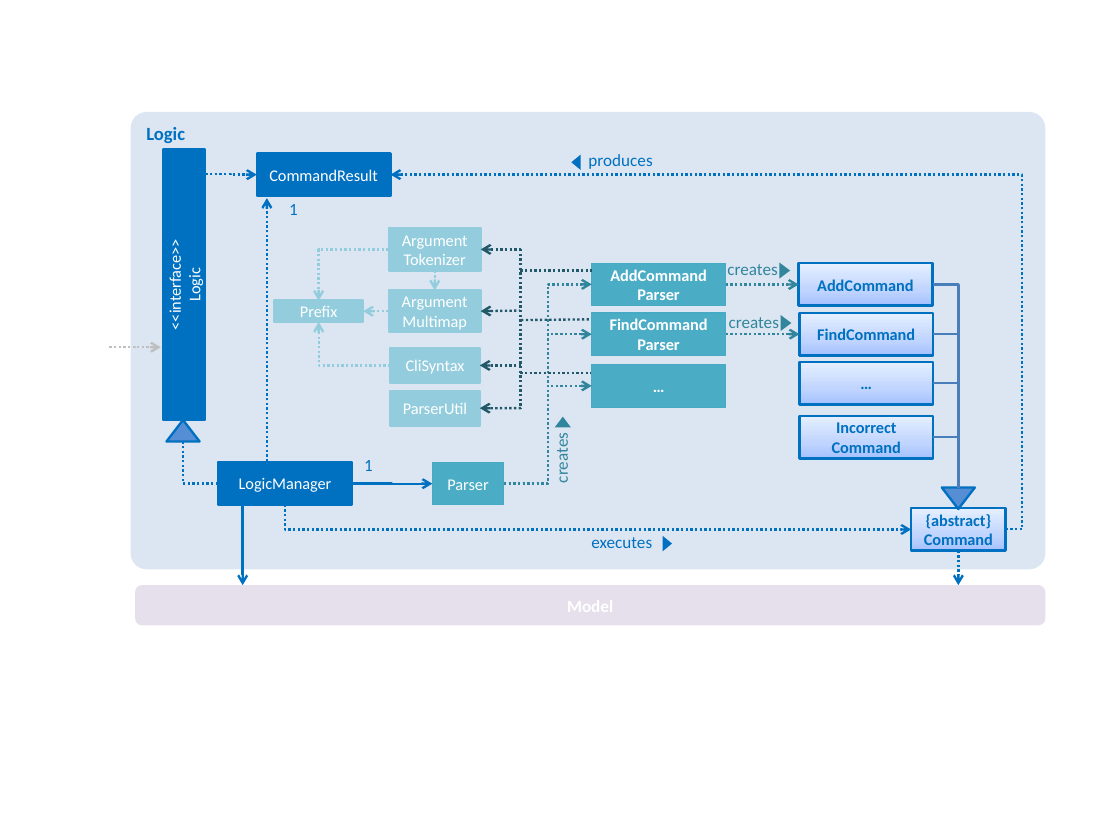
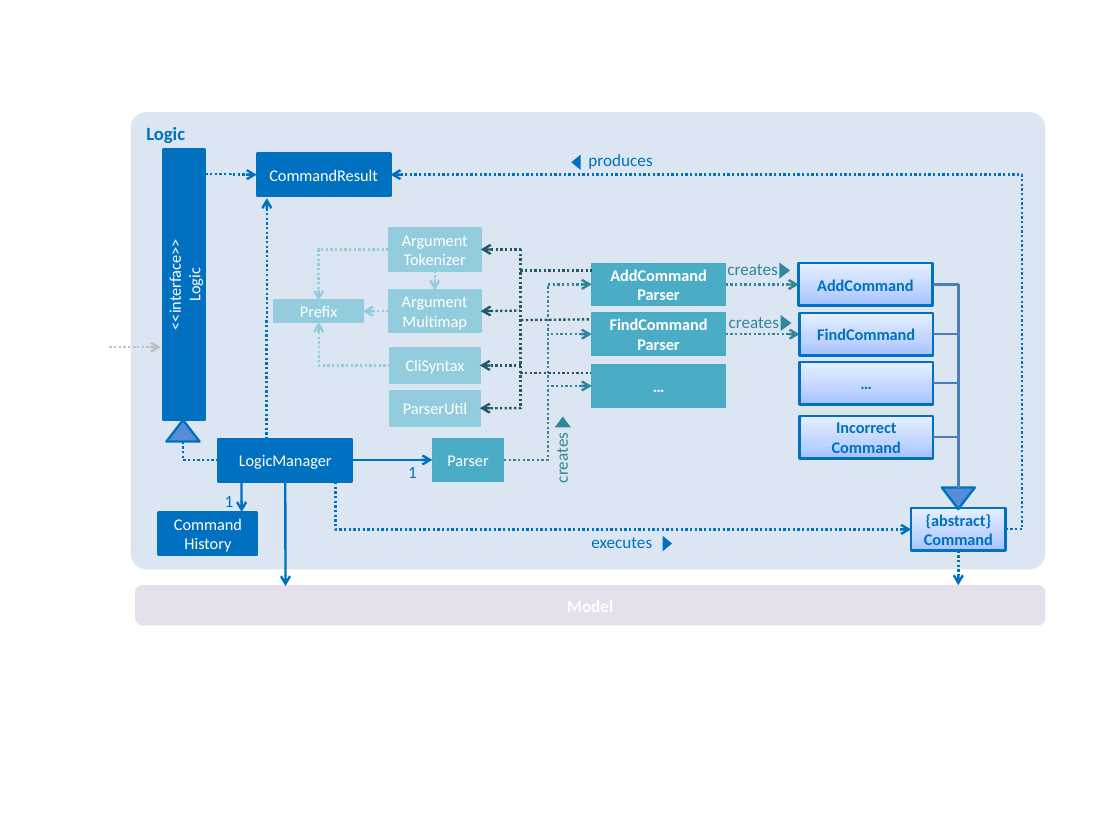
Before and after one commit to se-edu/addressbook-level4, a slide deck: slide 1 of docs/diagrams/LogicComponentClassDiagram.pptx. Drawn at 1120x840 pixels with LibreOffice and Linux fonts; fonts in the diff are those of the drawing. Boxes give left, top, right and bottom in pixels: in the first picture for what was removed or moved away, otherwise in the second. Text is boxed around its words. In the diff, an @@ line names an element or a change of style, - is before the commit and + after.

Commit message:
DeveloperGuide: Include CommandHistory

```diff
--- a/docs/diagrams/LogicComponentClassDiagram.pptx
+++ b/docs/diagrams/LogicComponentClassDiagram.pptx
@@ elbow arrow moved from (267, 461) - (267, 198) to (267, 439) - (267, 198) @@
@@ elbow arrow moved from (504, 484) - (591, 284) to (504, 460) - (591, 284) @@
@@ elbow arrow moved from (504, 484) - (591, 334) to (504, 460) - (591, 334) @@
@@ elbow arrow moved from (504, 484) - (591, 386) to (504, 460) - (591, 386) @@
@@ elbow line moved from (218, 484) - (183, 441) to (218, 460) - (183, 441) @@
@@ 2 rectangles, 1 elbow arrow moved together from (x1=218, y1=463, x2=504, y2=505) to (x1=218, y1=439, x2=504, y2=482) @@
@@ text "1" moved from (x1=364, y1=460, x2=373, y2=471) to (x1=408, y1=467, x2=417, y2=478) @@
@@ text "1" rewrapped from (x1=289, y1=204, x2=298, y2=215) to (x1=225, y1=496, x2=234, y2=512) @@
@@ arrow added from (242, 483) to (242, 512), #0070C0 1.5 pt @@
@@ arrow moved from (243, 505) - (243, 585) to (286, 482) - (286, 586) @@
@@ elbow arrow moved from (286, 505) - (911, 530) to (336, 483) - (911, 530) @@
@@ rectangle added at (x1=159, y1=513, x2=258, y2=556), fill #0070C0, outline #0070C0 1.5 pt, 10.5 pt, text #FFFFFF @@
+Command
+History
```
Also in this commit, not shown: 1 other file.
